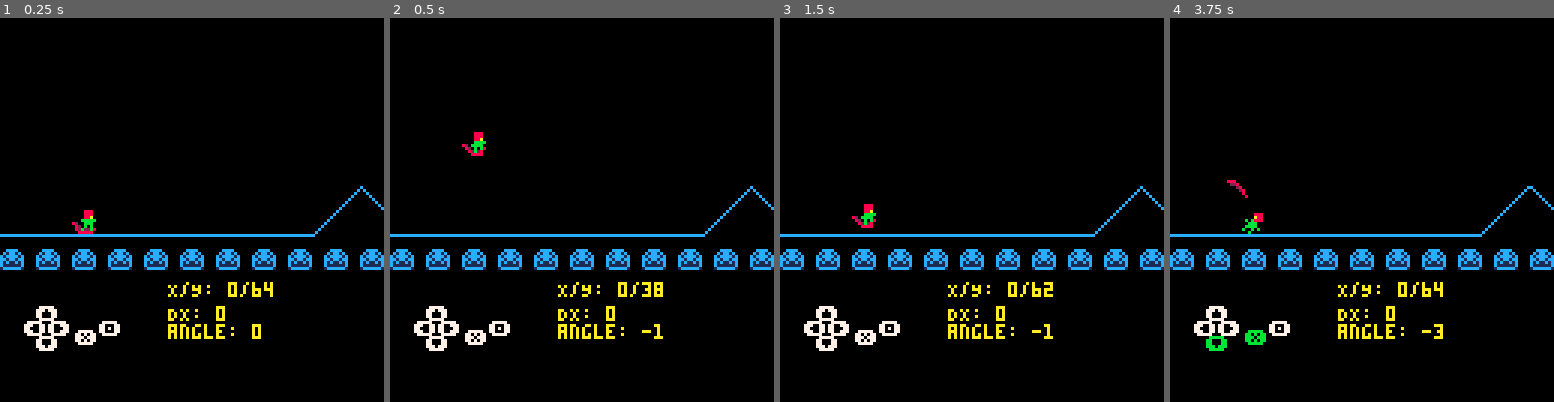
Above: before the commit, frames 1-4 (left to right).
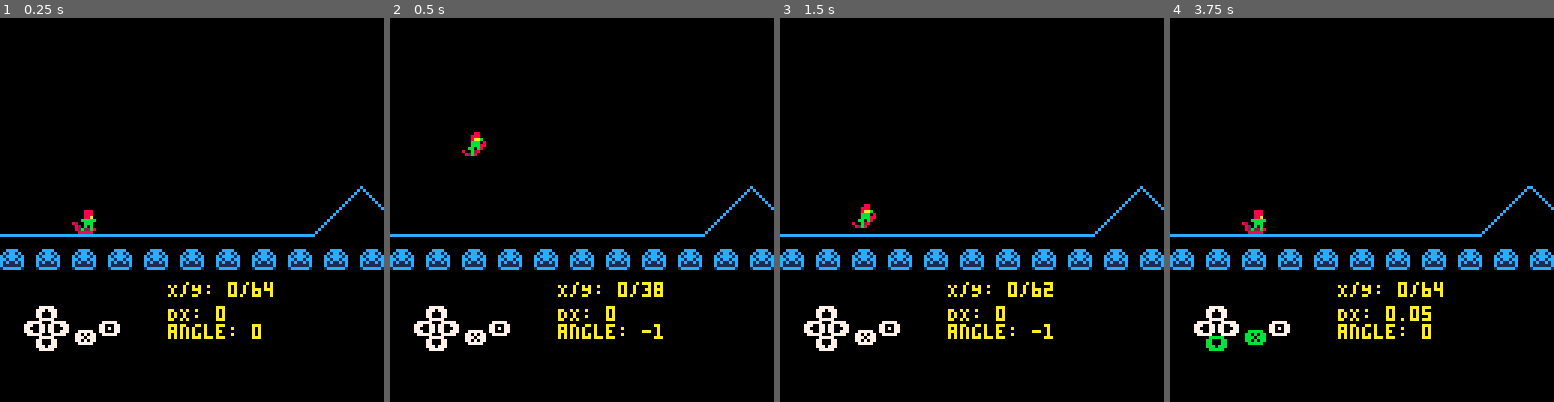
Above: after the commit, the same moments.

Repository: radicalslice/xcb
Game: PICO-8 cartridge main.p8
Same seed, same stepped clock (60 frames per second), same inputs: the game is played once before the commit and once after it.
Inputs:
- Up to frame 1 (0.25 s): no input
- Up to frame 2 (0.5 s): tap X (X key) at 0.33 s
- Up to frame 3 (1.5 s): tap O (Z key) at 0.7 s; tap X (X key) at 1.07 s
- Up to frame 4 (3.75 s): hold Right 1.6-2.1 s; tap O (Z key) every 0.4 s from 1.7 to 3.7 s; tap X (X key) at 1.85, 2.97 s; hold Up 2.15-2.42 s; hold Right 2.47-3.03 s; hold Left 3.08-3.58 s; hold Down from 3.63 s (still down)

Frame 1 is identical in both runs. In frame 2, 0.2% of the frame differs, in the area x 18-25%, y 29-36%; in frame 3, 0.2%; in frame 4, 0.5%, in the area x 14-72%, y 42-84%.

Commit message:
Parse levels from string Limit player to only three angles

Diff:
--- a/_game.lua
+++ b/_game.lua
@@ -8,7 +8,7 @@
   local angle = 0 -- assume flat ground
 
   if range != nil then
-    y_ground, angle = range:f(player.y_base, board_pos_x)
+    y_ground, angle = range.f(player.y_base, board_pos_x)
   end
 
   -- Check for any jumps
@@ -47,7 +47,7 @@
     -- check for range
     local range = find_range(x_curr, level)
     if range != nil then
-      y_updated, angle = range:f(y_base, x_curr)
+      y_updated, angle = range.f(y_base, x_curr)
     end
     pset(x_curr, y_updated, 12)
   end
--- a/_init.lua
+++ b/_init.lua
@@ -8,4 +8,6 @@
   last_ts = time()
 
   printh("--init")
+
+  level = parse_level("80,basic:180,basic")
 end
--- a/level.lua
+++ b/level.lua
@@ -1,161 +1,71 @@
-level = {
-   ranges = {
-     -- REGULAR RAMP
-     {
-       x_start = 80,
-       x_end = 96,
-       f = function(r, y_base, x_curr)
-        return y_base - (x_curr - r.x_start), -2
-       end,
-     },
-     {
-       x_start = 96,
-       x_end = 112,
-       f = function(r, y_base, x_curr)
-        return y_base - (r.x_end - x_curr), 2
-       end,
-     },
-     {
-       x_start = 200,
-       x_end = 216,
-       f = function(r, y_base, x_curr)
-        return y_base - 2 * (x_curr - r.x_start), -3
-       end,
-     },
-     {
-       x_start = 216,
-       x_end = 232,
-       f = function(r, y_base, x_curr)
-        return y_base - 2 * (r.x_end - x_curr), 3
-       end,
-     },
-     -- END REGULAR RAMP
-     -- TWO TINY RAMPS
-     {
-       x_start = 300,
-       x_end = 314,
-       f = function(r, y_base, x_curr)
-        return y_base - ((x_curr - r.x_start) \ 2), -1
-       end,
-     },
-     {
-       x_start = 314,
-       x_end = 328,
-       f = function(r, y_base, x_curr)
-        return y_base - ((r.x_end - x_curr) \ 2), 1
-       end,
-     },
-     {
-       x_start = 332,
-       x_end = 346,
-       f = function(r, y_base, x_curr)
-        return y_base - ((x_curr - r.x_start) \ 2), -1
-       end,
-     },
-     {
-       x_start = 346,
-       x_end = 360,
-       f = function(r, y_base, x_curr)
-        return y_base - ((r.x_end - x_curr) \ 2), 1
-       end,
-     },
-     -- END TWO TINY RAMPS
-     --[[
-     -- BIG TALL RAMP
-     {
-       x_start = 290,
-       x_end = 314,
-       f = function(r, y_base, x_curr)
-        return y_base - ((x_curr - r.x_start) * 1.5), -3
-       end,
-     },
-     {
-       x_start = 314,
-       x_end = 338,
-       f = function(r, y_base, x_curr)
-        return y_base - ((r.x_end - x_curr) * 1.5), 3
-       end,
-     },
-     -- END BIG TALL RAMP
-     -- REGULAR RAMP
-     {
-       x_start = 400,
-       x_end = 416,
-       f = function(r, y_base, x_curr)
-        return y_base - (x_curr - r.x_start), -2
-       end,
-     },
-     {
-       x_start = 416,
-       x_end = 432,
-       f = function(r, y_base, x_curr)
-        return y_base - (r.x_end - x_curr), 2
-       end,
-     },
-     -- END REGULAR RAMP
-     -- BIG TALL RAMP
-     {
-       x_start = 436,
-       x_end = 462,
-       f = function(r, y_base, x_curr)
-        return y_base - ((x_curr - r.x_start) * 1.5), -3
-       end,
-     },
-     {
-       x_start = 462,
-       x_end = 488,
-       f = function(r, y_base, x_curr)
-        return y_base - ((r.x_end - x_curr) * 1.5), 3
-       end,
-     },
-     -- END BIG TALL RAMP
-     ]]--
-   },
-   jumps = {
-     {
-       x = 96,
-       dy = -4.5,
-       used = false,
-     },
-     {
-       x = 216,
-       dy = -4,
-       used = false,
-     },
-     {
-       x = 314,
-       dy = -2,
-       used = false,
-     },
-     --[[
-     {
-       x = 346,
-       dy = -2,
-       used = false,
-     },
-     {
-       x = 242,
-       dy = -2.5,
-       used = false,
-     },
-     {
-       x = 314,
-       dy = -4.5,
-       used = false,
-     },
-     {
-       x = 416,
-       dy = -4.5,
-       used = false,
-     },
-     {
-       x = 462,
-       dy = -4.5,
-       used = false,
-     },
-   ]]--
-   }
+level = {}
+
+-- ramp templates
+v2 = {
+  basic = {
+    dup = 16,
+    ddown = 48,
+    fup = function(x_start, x_end)
+      return function(y_base, x_curr)
+        return y_base - (x_curr - x_start), -1
+      end
+    end,
+    fdown = function(x_start, x_end)
+      return function(y_base, x_curr)
+        -- somehow this -32 value works? I have no idea why yet
+        return y_base - 32 - ((x_end - x_start) * -((x_curr - x_start) / (x_end - x_start))), 1
+        -- this one is curvy and kinda owns
+        -- return y_base - ((x_end - x_curr) * -((x_curr - x_start) / (x_end - x_start))), 2
+      end
+    end,
+  },
 }
+
+-- Steep guys
+function ramp2u(r, y_base, x_curr)
+  return y_base - 2 * (x_curr - r.x_start), -3
+end
+function ramp2d(r, y_base, x_curr)
+  return y_base - 2 * (r.x_end - x_curr), 3
+end
+
+-- Shallow boys
+function ramp1u(r, y_base, x_curr)
+ return y_base - ((x_curr - r.x_start) \ 2), -1
+end
+function ramp1d(r, y_base, x_curr)
+ return y_base - ((r.x_end - x_curr) \ 2), 1
+end
+
+
+-- String -> Level
+function parse_level(str)
+  -- 80,basic:
+  local ranges = {}
+  local jumps = {}
+  foreach(split(str, ":"), function(substr)
+    local vals = split(substr, ",")
+    local ramp = v2[vals[2]]
+    local midpoint = vals[1] + ramp.dup
+    add(ranges, {
+      x_start = vals[1],
+      x_end = midpoint,
+      f = ramp.fup(vals[1], midpoint),
+      })
+    add(jumps, {
+      x = midpoint,
+      dy = -4.5,
+      used = false
+    })
+    add(ranges, {
+      x_start = midpoint,
+      x_end = midpoint + ramp.ddown,
+      f = ramp.fdown(vals[1], midpoint+ramp.ddown),
+      })
+  end)
+  return {ranges = ranges, jumps = jumps}
+end
+
 
 -- Int -> Level -> ?Range
 function find_range(x, level)
--- a/player.lua
+++ b/player.lua
@@ -95,6 +95,7 @@
 -- table of [player angle]: ground angles[]
 -- if we find a match, that makes player crash!
 crash_lut = {}
+--[[
 crash_lut[-3] = {0}
 crash_lut[-2] = {}
 crash_lut[-1] = {2,3}
@@ -102,6 +103,7 @@
 crash_lut[1] = {-3,-2,-1}
 crash_lut[2] = {0,-1,-2,-3}
 crash_lut[3] = {-3,-2,-1,0,1,2,3}
+]]--
 
 player_state_funcs = {
   on_ground = function(p, y_ground, ground_angle)
@@ -136,10 +138,10 @@
     p.dx *= _airres
 
     -- tweak angle
-    if btn(1) then
-        p.angle = min(3, p.angle + 0.3)
-    elseif btn(0) then
-      p.angle = max(-3, p.angle - 0.3)
+    if btnp(1) then
+        p.angle = min(1, p.angle + 1)
+    elseif btnp(0) then
+      p.angle = max(-1, p.angle - 1)
       if abs(p.dy) > 2 then
         -- extra airres, decreased grav
         p.dx *= _airres
@@ -164,9 +166,9 @@
 
     -- tweak angle
     if btn(1) then
-      p.angle = min(3, p.angle + 0.3)
+      p.angle = min(1, p.angle + 1)
     elseif btn(0) then
-      p.angle = max(-3, p.angle - 0.3)
+      p.angle = max(-1, p.angle - 1)
       if abs(p.dy) > 2 then
         -- extra airres, decreased grav
         p.dx *= _airres
Not shown, changed: 69 lines of the sprite sheet (__gfx__) section of main.p8
